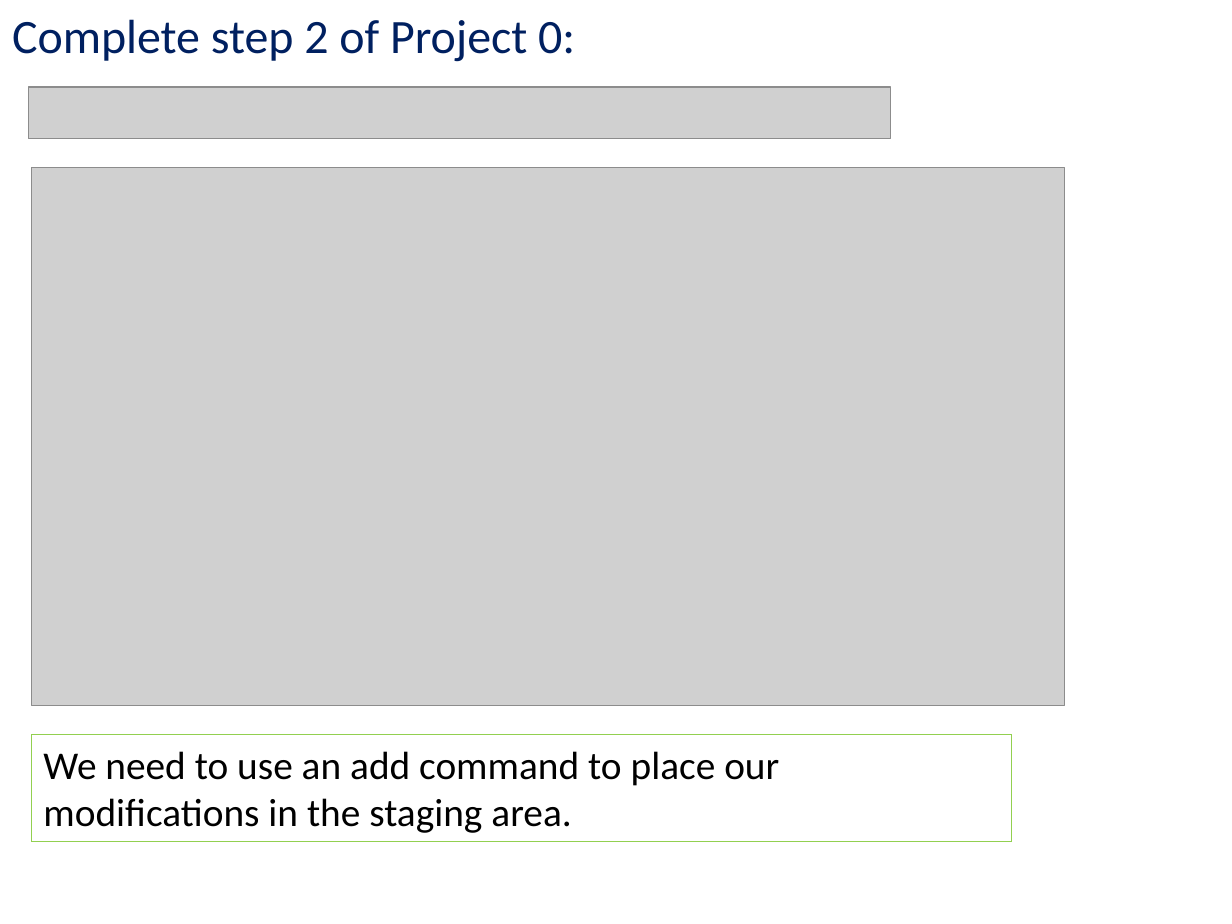
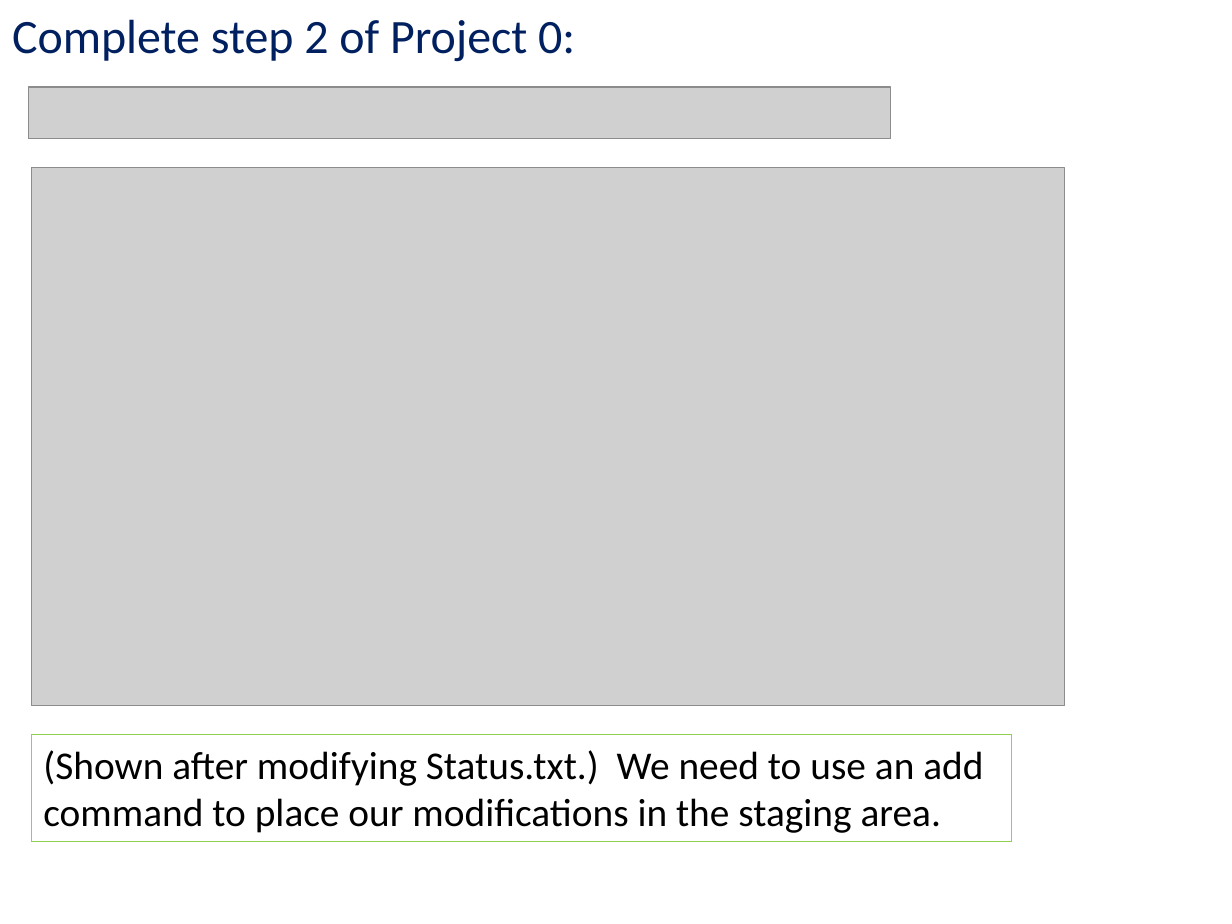
Before and after one commit to kc13/CS1501, a slide deck: slide 21 of cs1501_rec1_Sept6.pptx. Drawn at 1232x924 pixels with LibreOffice and Linux fonts; fonts in the diff are those of the drawing; grey boxes stand for pictures. Boxes give left, top, right and bottom in pixels: in the first picture for what was removed or moved away, otherwise in the second. Text is boxed around its words. In the diff, an @@ line names an element or a change of style, - is before the commit and + after.

Commit message:
modified slide 21

```diff
--- a/cs1501_rec1_Sept6.pptx
+++ b/cs1501_rec1_Sept6.pptx
@@ text in rectangle at <box>43,750,983,833</box>: text changed @@
-We need to use an add command to place our modifications in the staging area.
+(Shown after modifying Status.txt.) We need to use an add command to place our modifications in the staging area.
```
